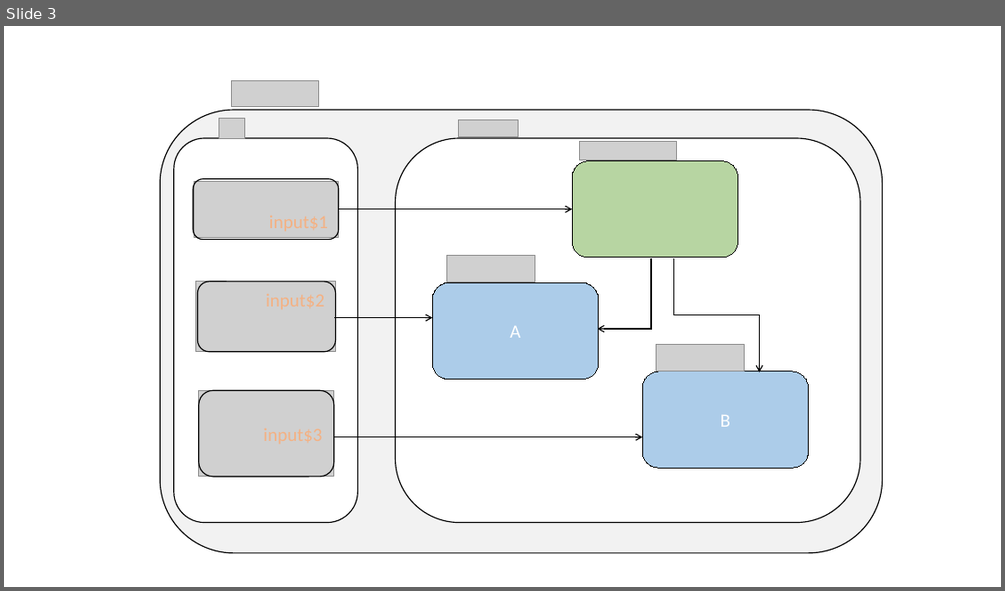
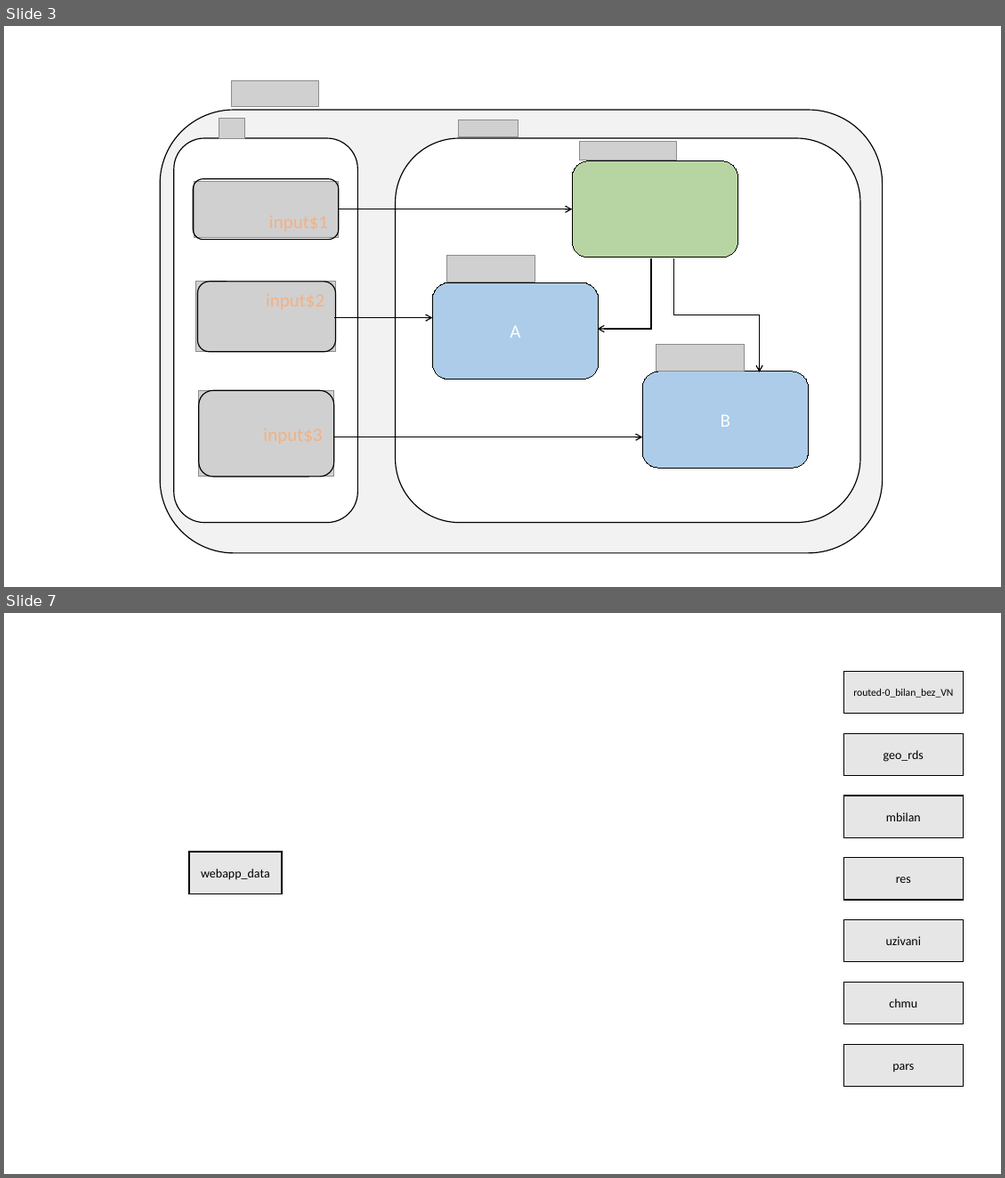
Before and after one commit to georgievova/BP, a slide deck: fig/figs.pptx. Shown one above the other, each under a label of ours: slide 3 before the commit, slides 3 and 7 after it; the slides between them are not shown. The pictures are 1005x591 and 1005x1178 pixels, drawn with LibreOffice and Linux fonts; fonts in the diff are those of the drawing; grey boxes stand for pictures. Boxes give left, top, right and bottom in pixels: in the first picture for what was removed or moved away, otherwise in the second. Text is boxed around its words. In the diff, an @@ line names an element or a change of style, - is before the commit and + after.

```diff
--- a/fig/figs.pptx
+++ b/fig/figs.pptx
@@ slide 7 added at [4,613,1001,1174], background #FFFFFF @@
@@ rectangle added at [844,672,963,714], fill #E7E6E6, outline #000000 1 pt, 10 pt, text #000000 @@
+routed-0_bilan_bez_VN
@@ rectangle added at [844,733,963,775], fill #E7E6E6, outline #000000 1 pt, 12 pt, text #000000 @@
+geo_rds
@@ rectangle added at [844,795,963,837], fill #E7E6E6, outline #000000 1 pt, 12 pt, text #000000 @@
+mbilan
@@ rectangle added at [189,852,283,893], fill #E7E6E6, outline #000000 1 pt, 12 pt, text #000000 @@
+webapp_data
@@ rectangle added at [844,858,963,900], fill #E7E6E6, outline #000000 1 pt, 12 pt, text #000000 @@
+res
@@ rectangle added at [844,919,963,962], fill #E7E6E6, outline #000000 1 pt, 12 pt, text #000000 @@
+uzivani
@@ rectangle added at [844,981,963,1023], fill #E7E6E6, outline #000000 1 pt, 12 pt, text #000000 @@
+chmu
@@ rectangle added at [844,1044,963,1086], fill #E7E6E6, outline #000000 1 pt, 12 pt, text #000000 @@
+pars
```
Also in this commit, not shown: 3 other slides added, 8 other files.
